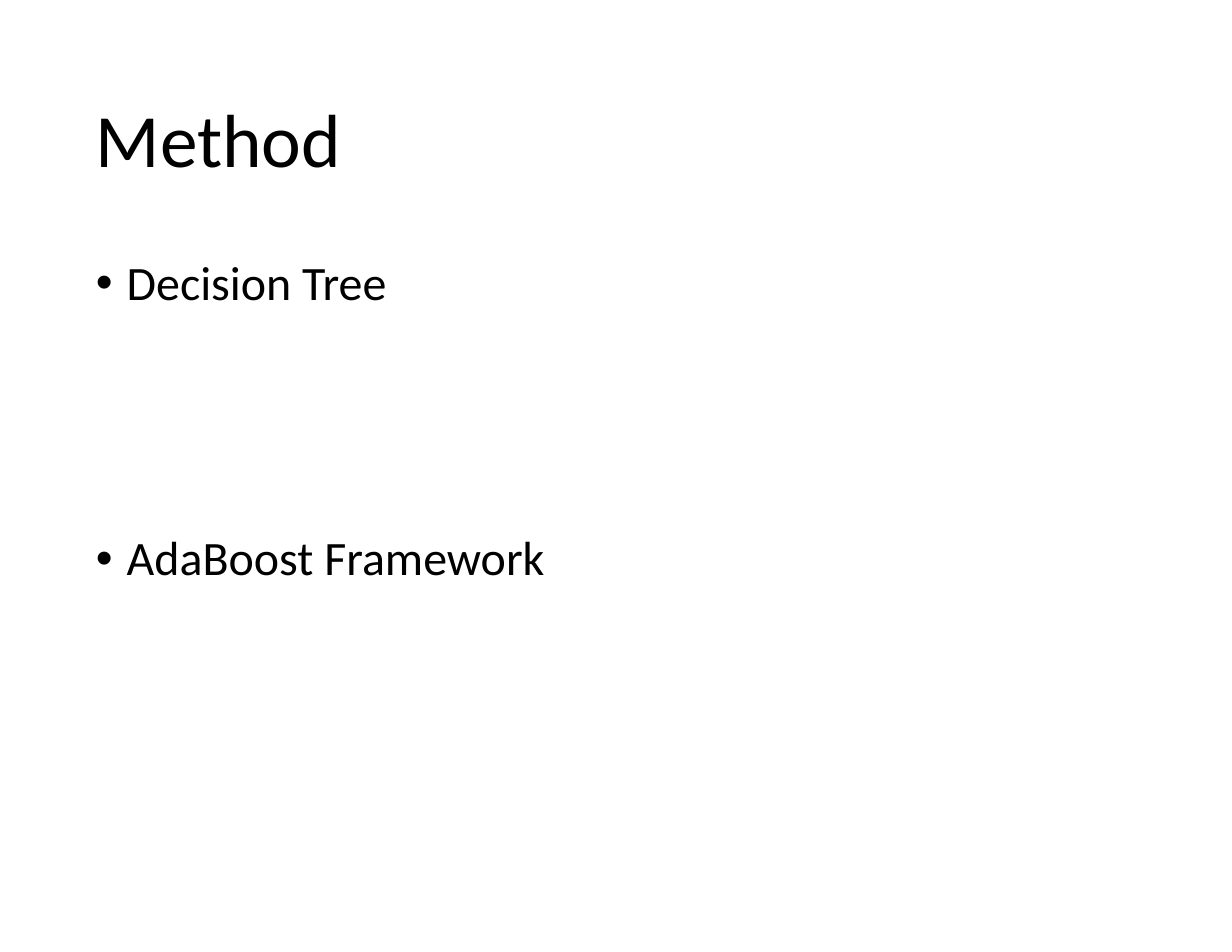
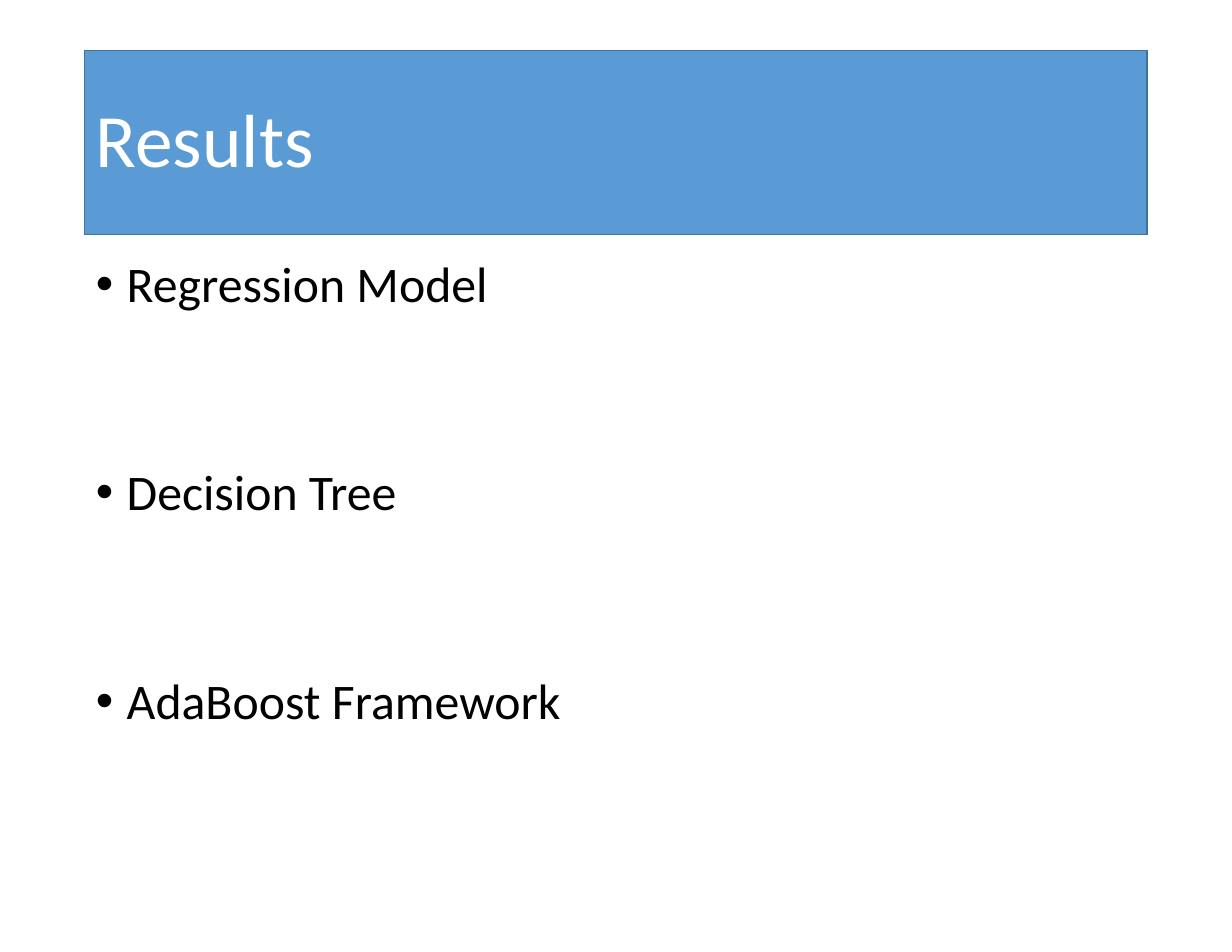
Before and after one commit to leem42/cse446, a slide deck: slide 6 of src/ml_final_project/PosterPresentation.pptx (slide 5 before the commit). Drawn at 1232x952 pixels with LibreOffice and Linux fonts; fonts in the diff are those of the drawing. Boxes give left, top, right and bottom in pixels: in the first picture for what was removed or moved away, otherwise in the second. Text is boxed around its words. In the diff, an @@ line names an element or a change of style, - is before the commit and + after.

```diff
--- a/src/ml_final_project/PosterPresentation.pptx
+++ b/src/ml_final_project/PosterPresentation.pptx
@@ title "Results": place and size @@
-title "Results" at (96, 114, 341, 168)
+title "Results" at (85, 50, 1148, 234)
@@ title "Results" at (85, 50, 1148, 234): fill none to #5B9BD5; outline none to #43739E 1 pt @@
@@ title at (96, 114, 314, 168): text changed; text colour #000000 to #FFFFFF @@
-Method
+Results
@@ text at (127, 267, 487, 311): paragraph added @@
+• Regression Model
@@ text at (127, 475, 561, 720): size 30.8 to 32 pt in "Decision Tree", "AdaBoost Framework" @@
```
Also in this commit, not shown: 4 other slides changed, 4 slides added, 4 slides removed, 8 other files.
